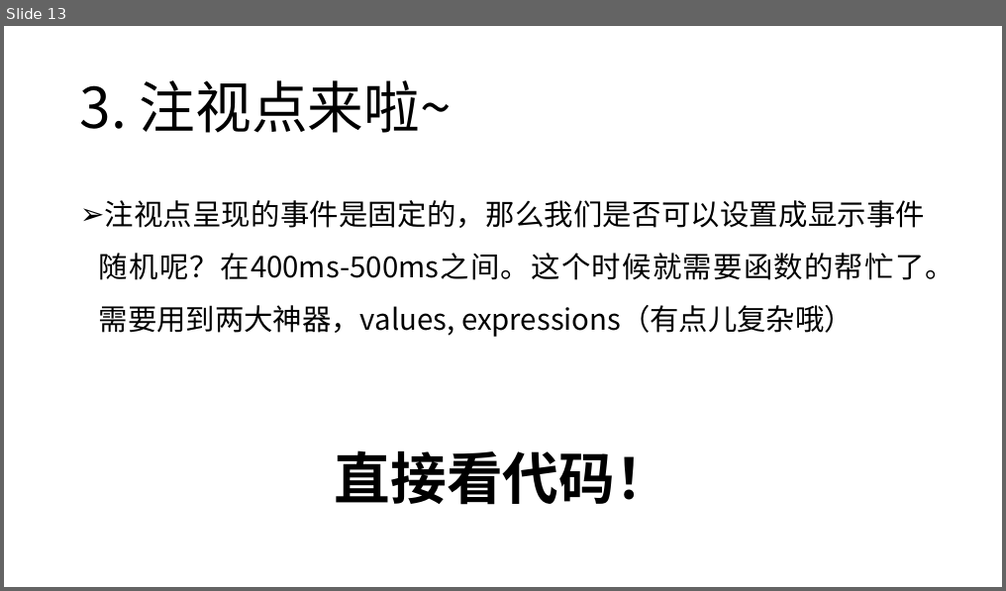
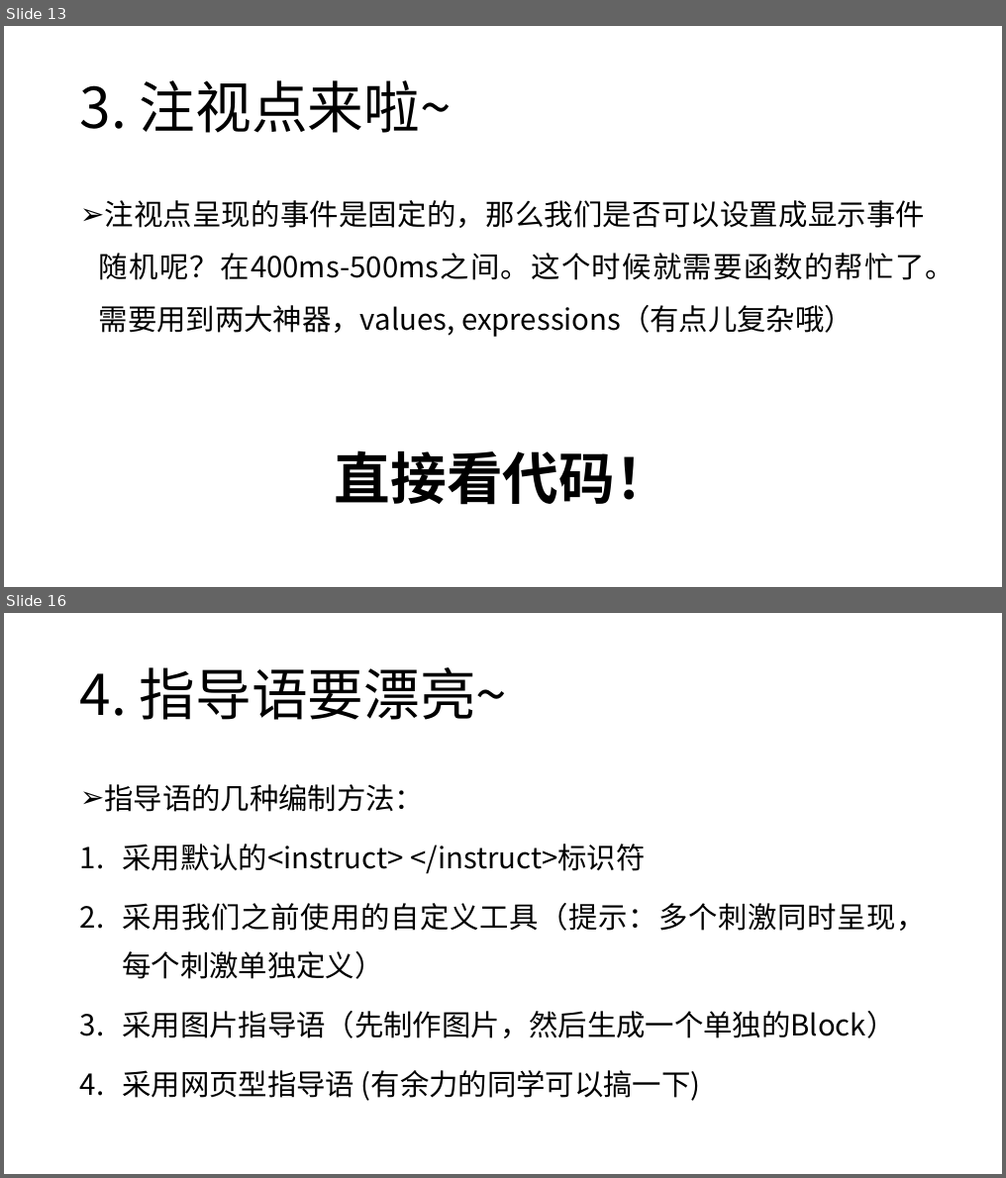
Before and after one commit to Apollnysus/Inquisit-Web-BNUPSY, a slide deck: 3-课程PPT/心理学实验编程之Inquisit篇-2.pptx. Shown one above the other, each under a label of ours: slide 13 before the commit, slides 13 and 16 after it; the slides between them are not shown. The pictures are 1006x591 and 1006x1178 pixels, drawn with LibreOffice and Linux fonts; fonts in the diff are those of the drawing. Boxes give left, top, right and bottom in pixels: in the first picture for what was removed or moved away, otherwise in the second. Text is boxed around its words. In the diff, an @@ line names an element or a change of style, - is before the commit and + after.

```diff
--- a/3-课程PPT/心理学实验编程之Inquisit篇-2.pptx
+++ b/3-课程PPT/心理学实验编程之Inquisit篇-2.pptx
@@ slide 16 added at (4,613,1002,1174), background #FFFFFF @@
@@ title added at (80,667,508,720), 54 pt, text #000000 @@
+4. 指导语要漂亮~
@@ text added at (104,784,925,1101), 28 pt, text #000000 @@
+➢ 指导语的几种编制方法：
+1. 采用默认的<instruct> </instruct>标识符
+2. 采用我们之前使用的自定义工具（提示：多个刺激同时呈现，每个刺激单独定义）
+3. 采用图片指导语（先制作图片，然后生成一个单独的Block）
+4. 采用网页型指导语 (有余力的同学可以搞一下)
```
Also in this commit, not shown: 2 slides changed, 2 other slides added, 2 other files.
